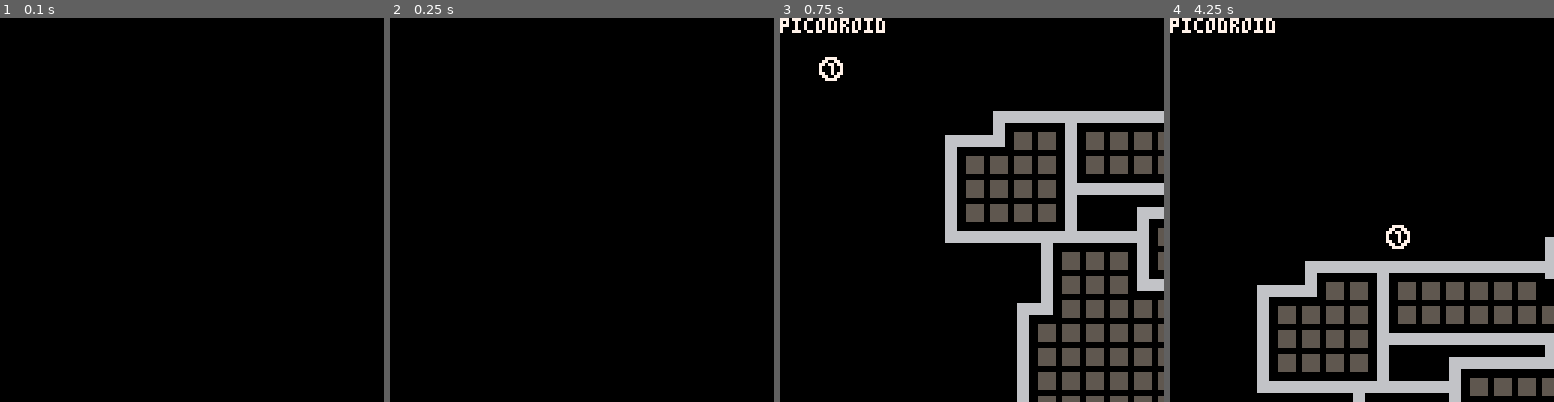
Above: before the commit, frames 1-4 (left to right).
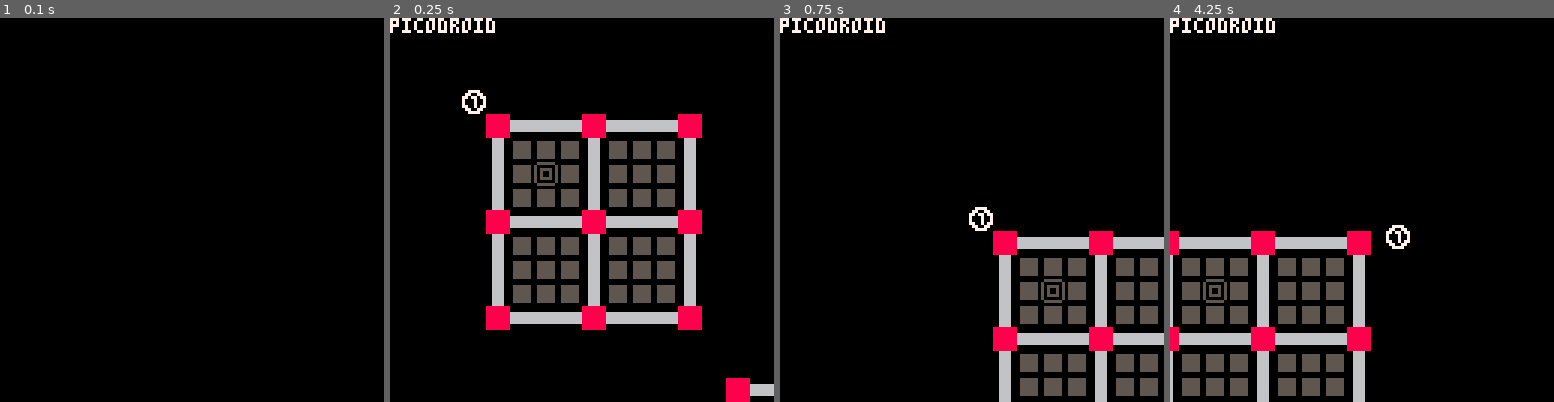
Above: after the commit, the same moments.

Repository: mslinklater/pico8
Game: PICO-8 cartridge carts/picodroid.p8
The game is run twice, just before and just after one commit, with the same random seed, the same clock (stepped at 60 frames per second) and the same inputs.
Inputs:
- Up to frame 1 (0.1 s): no input
- Up to frame 2 (0.25 s): no input
- Up to frame 3 (0.75 s): tap X (X key) at 0.33 s; tap O (Z key) at 0.7 s
- Up to frame 4 (4.25 s): tap X (X key) at 1.07, 1.85, 2.97, 4.08 s; hold Right 1.6-2.1 s; tap O (Z key) every 0.4 s from 1.7 to 4.1 s; hold Up 2.15-2.42 s; hold Right 2.47-3.03 s; hold Left 3.08-3.58 s; hold Down 3.63-3.97 s; hold Right from 4.02 s (still down)

Frame 1 is identical in both runs. In frame 2, 20% of the frame differs, in the area x 0-100%, y 0-100%; in frame 3, 24%, in the area x 10-100%, y 10-100%; in frame 4, 21%.

Commit message:
Started moving wall building over to a simple list lookup

Diff:
--- a/carts/picodroid.p8
+++ b/carts/picodroid.p8
@@ -33,22 +33,22 @@
 sprite_dbg_2=65
 sprite_dbg_3=66
 sprite_dbg_4=67
-sprite_dbg_col1=127
-sprite_dbg_col2=126
-sprite_dbg_col3=125
-sprite_dbg_col4=124
-sprite_dbg_col5=123
-sprite_dbg_col6=122
-sprite_dbg_col7=121
-sprite_dbg_col8=120
-sprite_dbg_col9=119
-sprite_dbg_col10=118
-sprite_dbg_col11=117
-sprite_dbg_col12=116
-sprite_dbg_col13=115
-sprite_dbg_col14=114
-sprite_dbg_col15=113
-sprite_dbg_col16=112
+sprite_dbg_col0=127
+sprite_dbg_col1=126
+sprite_dbg_col2=125
+sprite_dbg_col3=124
+sprite_dbg_col4=123
+sprite_dbg_col5=122
+sprite_dbg_col6=121
+sprite_dbg_col7=120
+sprite_dbg_col8=119
+sprite_dbg_col9=118
+sprite_dbg_col10=117
+sprite_dbg_col11=116
+sprite_dbg_col12=115
+sprite_dbg_col13=114
+sprite_dbg_col14=113
+sprite_dbg_col15=112
 
 // ---------------------- input
 button_left = 0
@@ -93,27 +93,135 @@
 --+---+---+---+
 
 wall_building_data = {
-{sprite_wall_horizontal,{2,3,6,7,64,66,96,98,99,102,103,192,195,198,199,224,226,227,230,231}},
-{sprite_wall_vertical,{8,9,16,20,24,28,29,40,41,56,57,57,57,57,57,60,61,144,148,152,153,156,157,184,185,188,189}},
-{sprite_wall_t,{221,248,249,253}},
-{sprite_wall_l,{118,119,214,246,247}},
-{sprite_wall_r,{111,203,235,239}},
-{sprite_wall_b,{62,159,190,191}},
-{sprite_wall_tr,{4,104,105,200,201,232,233,236,237}},
-{sprite_wall_rb,{11,15,42,43,46,47,128,175}},
-{sprite_wall_lb,{22,23,32,147,150,151}},
-{sprite_wall_tl,{1,80,116,208,212,240,244,245}},
-{sprite_wall_lrb,{35,38,39,131,134,135,160,163,166}},
-{sprite_wall_tlb,{21,33,52,145,149,176,177,180,181}},
-{sprite_wall_tlr,{5,65,97,100,101,193,196,197,225,228,229}},
-{sprite_wall_trb,{13,44,45,132,137,168,169}},
+{sprite_wall_horizontal,{2,3,6,7,64,66,67,70,71,96,98,99,102,103,192,194,195,198,199,224,226,227,230,231}},
+{sprite_wall_vertical,{8,9,16,20,24,25,28,29,40,41,56,57,57,57,57,57,60,61,144,148,152,153,156,157,184,185,188,189}},
+{sprite_wall_t,{221,248,249,252,253}},
+{sprite_wall_l,{115,118,119,211,214,215,243,246,247}},
+
+{sprite_wall_r,{75,79,106,107,110,111,203,235,238,239}},
+
+{sprite_wall_b,{31,62,63,159,187,190,191}},
+{sprite_wall_tr,{4,104,105,109,200,201,205,232,233,236,237}},
+{sprite_wall_rb,{11,14,15,42,43,46,47,128,139,143,171,175}},
+{sprite_wall_lb,{19,22,23,32,55,147,150,151,182,183}},
+{sprite_wall_tl,{1,80,84,112,116,208,209,212,213,240,241,244,245}},
+{sprite_wall_lrb,{35,38,39,130,131,134,135,160,162,163,166}},
+{sprite_wall_tlb,{17,21,33,48,52,53,145,149,176,177,180,181}},
+{sprite_wall_tlr,{5,65,68,97,100,101,193,196,197,225,228,229}},
+{sprite_wall_trb,{12,13,44,45,132,136,137,141,168,169,172,173}},
 {sprite_wall_cross,{36,37,129,133,161,164,165}},
-{sprite_wall_zero,{127,154,222,251,255}}
+{sprite_wall_zero,{127,154,222,251,254,255}}
+}
+
+wall_building_list = {
+--1-5
+sprite_dbg_col8, sprite_wall_horizontal, sprite_wall_horizontal, sprite_dbg_col8, sprite_dbg_col8,
+--6-10
+sprite_wall_horizontal, sprite_wall_horizontal, sprite_wall_vertical, sprite_wall_vertical, sprite_dbg_col8,
+--11-15
+sprite_dbg_col8, sprite_dbg_col8, sprite_dbg_col8, sprite_dbg_col8, sprite_dbg_col8,
+--16-20
+sprite_wall_vertical, sprite_dbg_col8, sprite_dbg_col8, sprite_dbg_col8, sprite_wall_vertical,
+--21-25
+sprite_dbg_col8, sprite_dbg_col8, sprite_dbg_col8, sprite_wall_vertical, sprite_wall_vertical,
+--26-30
+sprite_dbg_col8, sprite_dbg_col8, sprite_wall_vertical, sprite_wall_vertical, sprite_dbg_col8,
+--31-35
+sprite_dbg_col8, sprite_dbg_col8, sprite_dbg_col8, sprite_dbg_col8, sprite_dbg_col8,
+--36-40
+sprite_dbg_col8, sprite_dbg_col8, sprite_dbg_col8, sprite_dbg_col8, sprite_wall_vertical,
+--41-45
+sprite_wall_vertical, sprite_dbg_col8, sprite_dbg_col8, sprite_dbg_col8, sprite_dbg_col8,
+--46-50
+sprite_dbg_col8, sprite_dbg_col8, sprite_dbg_col8, sprite_dbg_col8, sprite_dbg_col8,
+--51-55
+sprite_dbg_col8, sprite_dbg_col8, sprite_dbg_col8, sprite_dbg_col8, sprite_dbg_col8,
+--56-60
+sprite_wall_vertical, sprite_wall_vertical, sprite_dbg_col8, sprite_dbg_col8, sprite_wall_vertical,
+--61-65
+sprite_wall_vertical, sprite_dbg_col8, sprite_dbg_col8, sprite_wall_horizontal, sprite_dbg_col8,
+--66-70
+sprite_wall_horizontal, sprite_wall_horizontal, sprite_dbg_col8, sprite_dbg_col8, sprite_wall_horizontal,
+--71-75
+sprite_wall_horizontal, sprite_dbg_col8, sprite_dbg_col8, sprite_dbg_col8, sprite_dbg_col8,
+--76-80
+sprite_dbg_col8, sprite_dbg_col8, sprite_dbg_col8, sprite_dbg_col8, sprite_dbg_col8,
+--81-85
+sprite_dbg_col8, sprite_dbg_col8, sprite_dbg_col8, sprite_dbg_col8, sprite_dbg_col8,
+--86-90
+sprite_dbg_col8, sprite_dbg_col8, sprite_dbg_col8, sprite_dbg_col8, sprite_dbg_col8,
+--91-95
+sprite_dbg_col8, sprite_dbg_col8, sprite_dbg_col8, sprite_dbg_col8, sprite_dbg_col8,
+--96-100
+sprite_wall_horizontal, sprite_dbg_col8, sprite_wall_horizontal, sprite_wall_horizontal, sprite_dbg_col8,
+--101-105
+sprite_dbg_col8, sprite_wall_horizontal, sprite_wall_horizontal, sprite_dbg_col8, sprite_dbg_col8,
+--106-110
+sprite_dbg_col8, sprite_dbg_col8, sprite_dbg_col8, sprite_dbg_col8, sprite_dbg_col8,
+--111-115
+sprite_dbg_col8, sprite_dbg_col8, sprite_dbg_col8, sprite_dbg_col8, sprite_wall_l,
+--116-120
+sprite_dbg_col8, sprite_dbg_col8, sprite_wall_l, sprite_wall_l, sprite_dbg_col8,
+--121-125
+sprite_dbg_col8, sprite_dbg_col8, sprite_dbg_col8, sprite_dbg_col8, sprite_dbg_col8,
+--126-130
+sprite_dbg_col8, sprite_dbg_col8, sprite_dbg_col8, sprite_dbg_col8, sprite_dbg_col8,
+--131-135
+sprite_dbg_col8, sprite_dbg_col8, sprite_dbg_col8, sprite_dbg_col8, sprite_dbg_col8,
+--136-140
+sprite_dbg_col8, sprite_dbg_col8, sprite_dbg_col8, sprite_dbg_col8, sprite_dbg_col8,
+--141-145
+sprite_dbg_col8, sprite_dbg_col8, sprite_dbg_col8, sprite_wall_vertical, sprite_dbg_col8,
+--146-150
+sprite_dbg_col8, sprite_dbg_col8, sprite_wall_vertical, sprite_dbg_col8, sprite_dbg_col8,
+--151-155
+sprite_dbg_col8, sprite_wall_vertical, sprite_wall_vertical, sprite_dbg_col8, sprite_dbg_col8,
+--156-160
+sprite_wall_vertical, sprite_wall_vertical, sprite_dbg_col8, sprite_dbg_col8, sprite_dbg_col8,
+--161-165
+sprite_dbg_col8, sprite_dbg_col8, sprite_dbg_col8, sprite_dbg_col8, sprite_dbg_col8,
+--166-170
+sprite_dbg_col8, sprite_dbg_col8, sprite_dbg_col8, sprite_dbg_col8, sprite_dbg_col8,
+--171-175
+sprite_dbg_col8, sprite_dbg_col8, sprite_dbg_col8, sprite_dbg_col8, sprite_dbg_col8,
+--176-180
+sprite_dbg_col8, sprite_dbg_col8, sprite_dbg_col8, sprite_dbg_col8, sprite_dbg_col8,
+--181-185
+sprite_dbg_col8, sprite_dbg_col8, sprite_dbg_col8, sprite_wall_vertical, sprite_wall_vertical,
+--186-190
+sprite_dbg_col8, sprite_dbg_col8, sprite_wall_vertical, sprite_wall_vertical, sprite_dbg_col8,
+--191-195
+sprite_dbg_col8, sprite_wall_horizontal, sprite_dbg_col8, sprite_wall_horizontal, sprite_wall_horizontal,
+--196-200
+sprite_dbg_col8, sprite_dbg_col8, sprite_wall_horizontal, sprite_wall_horizontal, sprite_dbg_col8,
+--201-205
+sprite_dbg_col8, sprite_dbg_col8, sprite_dbg_col8, sprite_dbg_col8, sprite_dbg_col8,
+--205-210
+sprite_dbg_col8, sprite_dbg_col8, sprite_dbg_col8, sprite_dbg_col8, sprite_dbg_col8,
+--211-215
+sprite_wall_l, sprite_dbg_col8, sprite_dbg_col8, sprite_wall_l, sprite_wall_l,
+--216-220
+sprite_dbg_col8, sprite_dbg_col8, sprite_dbg_col8, sprite_dbg_col8, sprite_dbg_col8,
+--221-225
+sprite_wall_t, sprite_dbg_col8, sprite_dbg_col8, sprite_wall_horizontal, sprite_dbg_col8,
+--226-230
+sprite_wall_horizontal, sprite_wall_horizontal, sprite_dbg_col8, sprite_dbg_col8, sprite_wall_horizontal,
+--231-235
+sprite_wall_horizontal, sprite_dbg_col8, sprite_dbg_col8, sprite_dbg_col8, sprite_dbg_col8,
+--236-240
+sprite_dbg_col8, sprite_dbg_col8, sprite_dbg_col8, sprite_dbg_col8, sprite_dbg_col8,
+--241-245
+sprite_dbg_col8, sprite_dbg_col8, sprite_wall_l, sprite_dbg_col8, sprite_dbg_col8,
+--246-250
+sprite_wall_l, sprite_wall_l, sprite_wall_t, sprite_wall_t, sprite_dbg_col8,
+--251-255
+sprite_dbg_col8, sprite_wall_t, sprite_wall_t, sprite_dbg_col8, sprite_dbg_col8,
 }
 
 -- map data
 map1 = {
 	{sprite_floor,2,2,4,4},
+	{sprite_player_start,3,3},
 	{sprite_floor,6,2,8,4},
 	{sprite_floor,2,6,4,8},
 	{sprite_floor,6,6,8,8},
@@ -170,11 +278,13 @@
 				if (map_get_cell_state(column,row+1)==cell_floor) val+=64
 				if (map_get_cell_state(column+1,row+1)==cell_floor) val+=128
 
-				for def in all(wall_building_data) do
-					for value in all(def[2]) do
-						if (val==value) mset(column,row,def[1])
-					end
-				end
+				-- speed this up with a direct 255 entry table so no searching
+--				for def in all(wall_building_data) do
+--					for value in all(def[2]) do
+--						if (val==value) mset(column,row,def[1])
+--					end
+--				end
+				mset(column,row,wall_building_list[val])
 			end
 		end
 	end
@@ -189,21 +299,23 @@
 	map_set_area(map_main_xmin,map_main_ymin,map_main_xmax,map_main_ymax,sprite_clear)
 
 	map_data = maps[map_num]
---	for cell in all(map_data) do
---		cell_type=cell[1]
---		if cell_type==sprite_floor then
---			map_set_area(cell[2],cell[3],cell[4],cell[5],sprite_floor)
---			map_set_area(cell[2],map_main_ymax-cell[5],cell[4],map_main_ymax-cell[3],sprite_floor)
---		end
+	for cell in all(map_data) do
+		cell_type=cell[1]
+		if cell_type==sprite_floor then
+			map_set_area(cell[2],cell[3],cell[4],cell[5],sprite_floor)
+			map_set_area(cell[2],map_main_ymax-cell[5],cell[4],map_main_ymax-cell[3],sprite_floor)
+		elseif cell_type==sprite_player_start then
+			mset(cell[2],cell[3],sprite_player_start)
+		end
+	end
+--	srand(17)
+--	for i=1,80 do
+--		top=rnd(20)+2
+--		left=rnd(80)+2
+--		height=rnd(6)
+--		width=rnd(6)
+--		map_set_area(left,top,left+width,top+height,sprite_floor)
 --	end
-	srand(4)
-	for i=1,80 do
-		top=rnd(20)+2
-		left=rnd(80)+2
-		height=rnd(6)
-		width=rnd(6)
-		map_set_area(left,top,left+width,top+height,sprite_floor)
-	end
 	map_autogen_walls()
 	map_set_player_to_start()
 end
